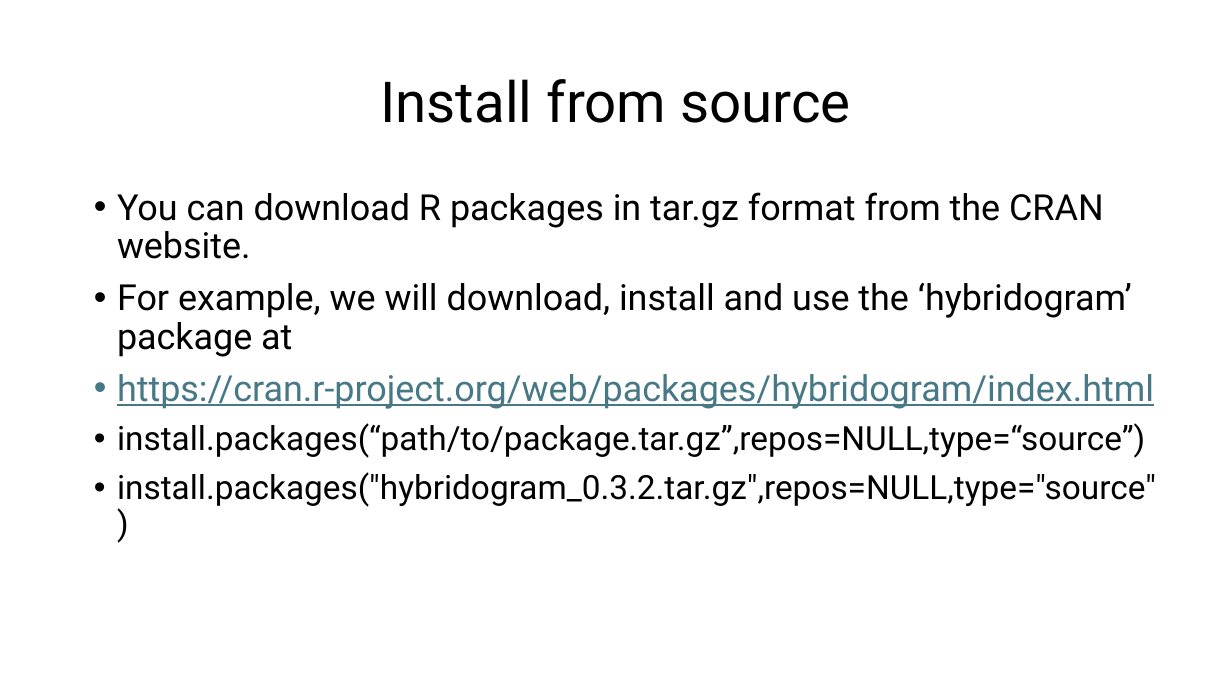
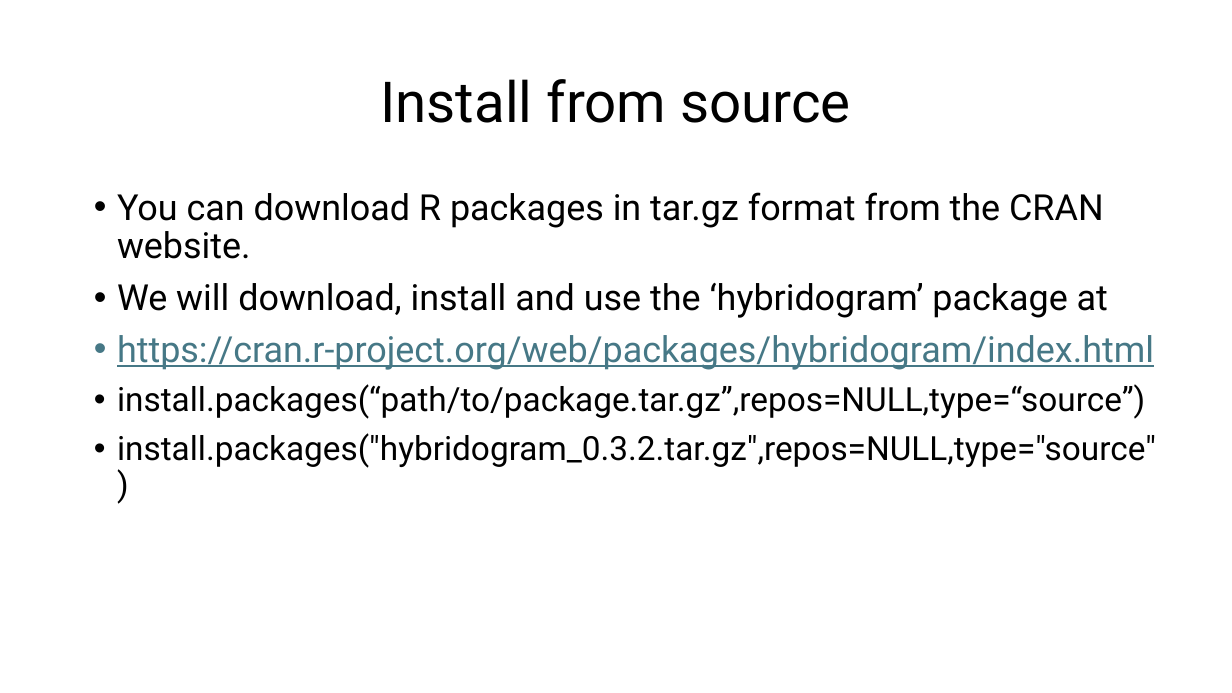
Before and after one commit to csmatyi/crs2025, a slide deck: slide 17 of CRS2025_R_workshop.pptx (slide 15 before the commit). Drawn at 1232x693 pixels with LibreOffice and Linux fonts; fonts in the diff are those of the drawing. Boxes give left, top, right and bottom in pixels: in the first picture for what was removed or moved away, otherwise in the second. Text is boxed around its words. In the diff, an @@ line names an element or a change of style, - is before the commit and + after.

```diff
--- a/CRS2025_R_workshop.pptx
+++ b/CRS2025_R_workshop.pptx
@@ text at [117, 283, 1108, 318]: text changed @@
-• For example, we will download, install and use the ‘hybridogram’ package at
+• We will download, install and use the ‘hybridogram’ package at
```
Also in this commit, not shown: 11 other slides changed, 3 slides added, 1 slide removed, 3 other files.
